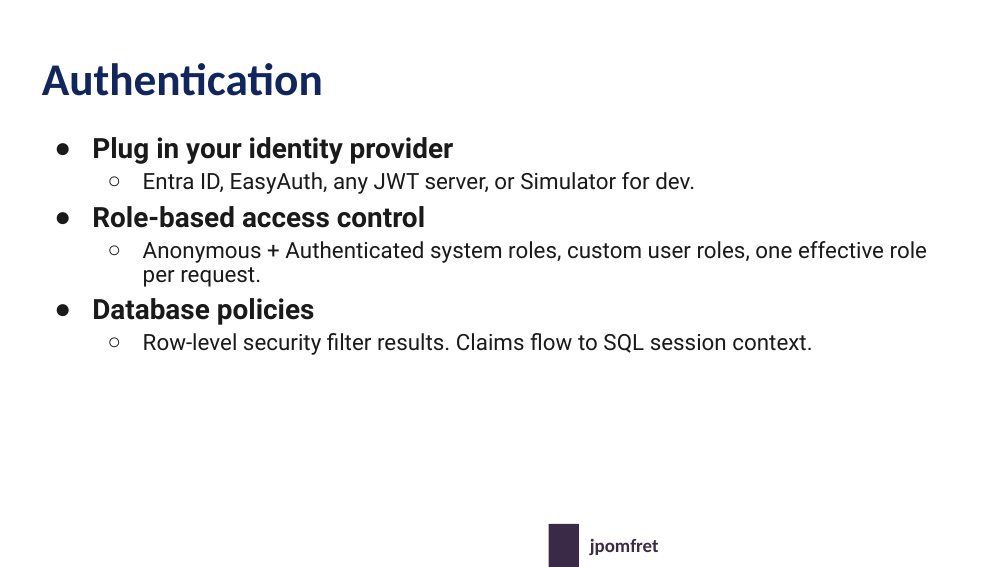
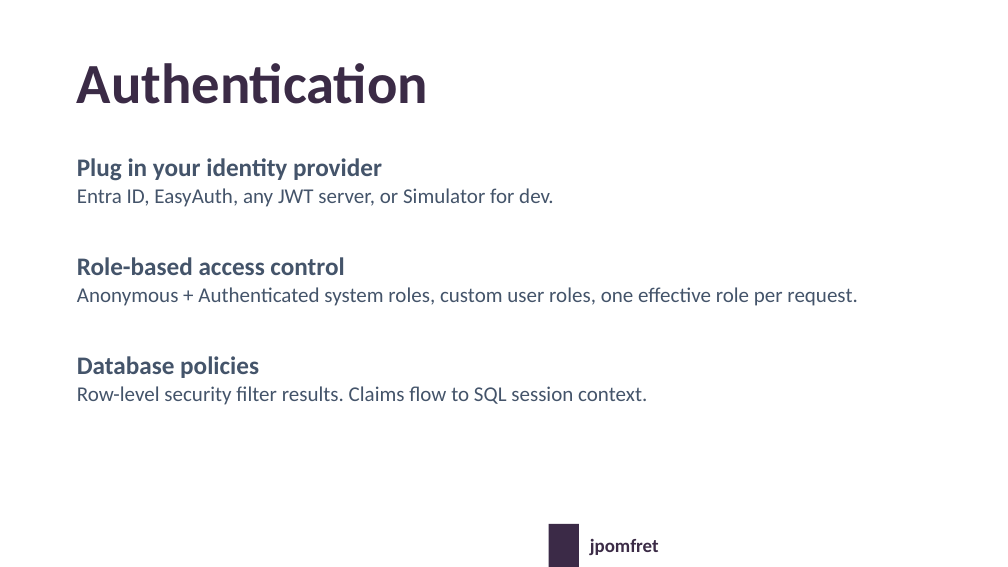
Before and after one commit to jpomfret/dab-presentation, a slide deck: slide 34 of Pomfret-dab-psconf-v2-updated.pptx (slide 18 before the commit). Drawn at 1008x567 pixels with LibreOffice and Linux fonts; fonts in the diff are those of the drawing; background and template pictures are left out. Boxes give left, top, right and bottom in pixels: in the first picture for what was removed or moved away, otherwise in the second. Text is boxed around its words. In the diff, an @@ line names an element or a change of style, - is before the commit and + after.

```diff
--- a/Pomfret-dab-psconf-v2-updated.pptx
+++ b/Pomfret-dab-psconf-v2-updated.pptx
@@ title "Authentication" moved from (x1=42, y1=63, x2=323, y2=96) to (x1=77, y1=63, x2=428, y2=104) @@
@@ title "Authentication" at (x1=77, y1=63, x2=428, y2=104): size 43.2 to 54 pt, text colour #10265D to #3B2B46; vertical alignment top to middle @@
@@ text "Plug in your identity provider" moved from (x1=92, y1=137, x2=927, y2=355) to (x1=77, y1=158, x2=857, y2=405) @@
@@ text "Plug in your identity provider" at (x1=77, y1=158, x2=857, y2=405): size 26.7 to 24 pt in "Plug in your identity provider", "Role-based access control", "Database policies"; font Roboto to Calibri, text colour #1A1A1A to #44546A; size 21.3 to 20 pt in "Entra ID, EasyAuth, any JWT server, or ...", "Anonymous + Authenticated system roles, custom user ...", "Row-level security filter results. Claims flow to ..."; bullet ● to none; more space between paragraphs; bullet ○ to none; list level 2 to 1 in "Entra ID, EasyAuth, any JWT ..."; list level 2 to 1 in "Anonymous + Authenticated system roles, ..."; list level 2 to 1 in "Row-level security filter results. Claims ..." @@
```
Also in this commit, not shown: 8 other slides changed, 9 slides added, 8 slides removed, 2 other files.
